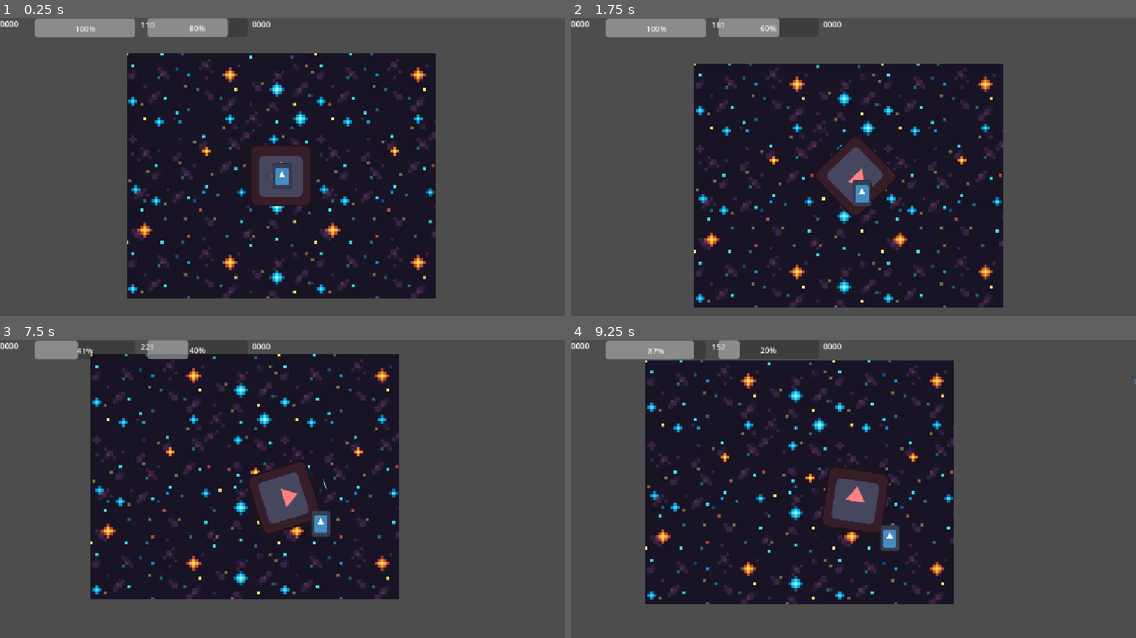
Above: before the commit, frames 1-4 (two rows, left to right).
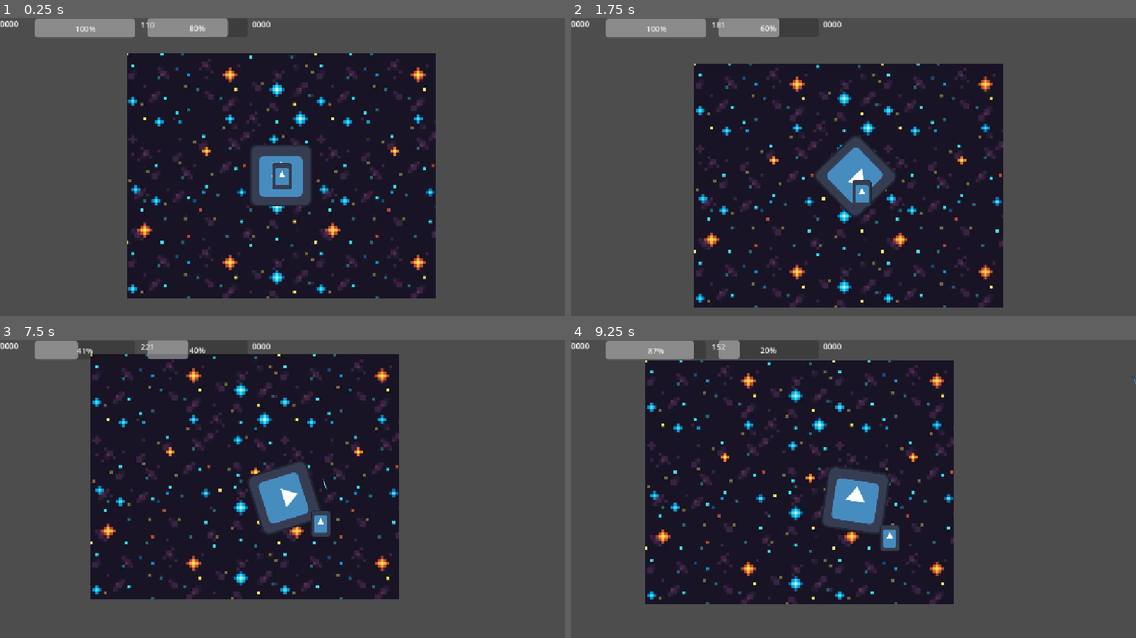
Above: after the commit, the same moments.

Repository: DMAlexander/SpaceGame
Game: Godot game, scene res://scenes/world/Main.tscn
The game is run twice, just before and just after one commit, with the same random seed, the same clock (stepped at 60 frames per second) and the same inputs. The engine's default icon, where the game draws it, is replaced by a stand-in: a white triangle on a blue panel in a dark square.
Inputs:
- Up to frame 1 (0.25 s): no input
- Up to frame 2 (1.75 s): hold D (turn_right) 0.53-1.28 s; hold Shift (boost) 0.53-1.28 s; tap Space (shoot) at 0.8, 1.35 s; hold S (brake) from 1.28 s (still down); tap Shift (boost) at 1.55 s
- Up to frame 3 (7.5 s): release S (brake) at 2.03 s; hold D (turn_right) 2.03-2.78 s; hold Shift (boost) 2.03-2.78 s; tap Space (shoot) at 2.3, 2.85, 3.8, 4.35, 5.3, 5.85, 6.8, 7.35 s; hold W (thrust) 2.78-3.53 s; tap Shift (boost) at 3.05, 4.55, 6.05 s; hold Shift (boost) 3.53-4.28 s; hold A (turn_left) 3.53-5.03 s; hold S (brake) 5.03-5.78 s; hold Shift (boost) 5.03-5.78 s; hold D (turn_right) 5.78-6.53 s; hold W (thrust) 6.53-7.28 s; hold Shift (boost) 6.53-7.28 s; hold D (turn_right) from 7.28 s (still down)
- Up to frame 4 (9.25 s): tap Shift (boost) at 7.55, 9.05 s; release D (turn_right) at 8.03 s; hold S (brake) 8.03-8.78 s; hold Shift (boost) 8.03-8.78 s; tap Space (shoot) at 8.3, 8.85 s; hold A (turn_left) from 8.78 s (still down)

The runs differ from the first frame. In frame 1, 1.9% of the frame differs, in the area x 44-56%, y 42-64%; in frame 2, 2.0%; in frame 3, 2.2%; in frame 4, 2.3%, in the area x 44-57%, y 42-66%.

Commit message:
Fixes to scripts

Diff:
--- a/scenes/levels/arcade_level.gd
+++ b/scenes/levels/arcade_level.gd
@@ -5,6 +5,7 @@
 @export var waves: Array[WaveResource] = []
 
 var player = null
+
 @onready var scroll_root: Node2D = $ScrollRoot
 @onready var enemy_container: Node2D = $ScrollRoot/EnemyContainer
 
@@ -12,33 +13,57 @@
 @onready var bg_near: Sprite2D = $BackgroundNear
 
 @export var scroll_speed: float = 100.0
+@export var scroll_smoothness: float = 0.08
+@export var cleanup_y: float = 800.0
+
+@export var wave_delay: float = 1.5
 
 var current_wave: int = 0
-var active_wave: WaveResource
+var active_wave: WaveResource = null
+
 var dive_timer: float = 3.0
 var dive_interval: float = 4.0
 
-# Camera simulation
 var scroll_target_y: float = 0.0
 var camera_y: float = 0.0
 
-# Optional tuning
-@export var scroll_smoothness: float = 0.08
-@export var cleanup_y: float = 800.0
-
-@export var wave_delay: float = 1.5
+
+# --------------------------------------------------
+# INIT
+# --------------------------------------------------
 
 func _ready():
 	player = get_tree().get_first_node_in_group("player")
+
+	if player:
+		player.set_control_mode(player.ControlMode.ARCADE)
+
 	start()
 
 
-func start():
+func start() -> void:
 	current_wave = 0
-	await start_wave(current_wave)
-
+	run_waves()
+
+
+func run_waves() -> void:
+	while current_wave < waves.size():
+
+		await start_wave(current_wave)
+
+		current_wave += 1
+
+		await get_tree().create_timer(wave_delay).timeout
+
+	finish_level()
+
+
+# --------------------------------------------------
+# UPDATE LOOP
+# --------------------------------------------------
 
 func _process(delta):
+
 	dive_timer -= delta
 
 	if dive_timer <= 0.0:
@@ -50,45 +75,47 @@
 	cleanup_enemies()
 
 
-# ---------------- CAMERA SCROLL ----------------
-
-func _handle_scrolling(delta):
+# --------------------------------------------------
+# CAMERA SCROLL
+# --------------------------------------------------
+
+func _handle_scrolling(delta: float) -> void:
+
 	scroll_target_y += scroll_speed * delta
 	camera_y = lerp(camera_y, scroll_target_y, scroll_smoothness)
 
-	# Move world (inverted camera motion)
 	scroll_root.position.y = -camera_y
 
 
-# ---------------- PARALLAX ----------------
-
-func _update_parallax():
+# --------------------------------------------------
+# PARALLAX
+# --------------------------------------------------
+
+func _update_parallax() -> void:
+
 	bg_far.position.y = -camera_y * 0.3
 	bg_near.position.y = -camera_y * 0.6
 
 
-# ---------------- WAVES ----------------
-
-func start_wave(index: int):
+# --------------------------------------------------
+# WAVE SYSTEM
+# --------------------------------------------------
+
+func start_wave(index: int) -> void:
+
 	if index >= waves.size():
-		finish_level()
-		return
-
-	current_wave = index
-
-	var wave: WaveResource = waves[index]
-	active_wave = wave
-
-	await spawn_wave(wave)
+		return
+
+	active_wave = waves[index]
+
+	await spawn_wave(active_wave)
 	await wait_for_clear()
 
-	await get_tree().create_timer(wave_delay).timeout
-
-	await start_wave(index + 1)
-
 
 func spawn_wave(wave: WaveResource) -> void:
+
 	for i in range(wave.count):
+
 		var spawn_pos: Vector2 = get_spawn_position(wave, i, wave.count)
 		var target_pos: Vector2 = get_formation_target(wave, i, wave.count)
 
@@ -97,9 +124,12 @@
 		await get_tree().create_timer(wave.delay).timeout
 
 
-# ---------------- ENEMY SPAWNING ----------------
+# --------------------------------------------------
+# ENEMY SPAWNING
+# --------------------------------------------------
 
 func spawn_enemy(pos: Vector2, wave: WaveResource, index: int, target: Vector2):
+
 	var e = wave.enemy_scene.instantiate()
 	e.global_position = pos
 
@@ -109,10 +139,13 @@
 	enemy_container.add_child(e)
 
 
-# ---------------- SPAWN POSITION (WORLD ENTRY) ----------------
+# --------------------------------------------------
+# SPAWN POSITIONS
+# --------------------------------------------------
 
 func get_spawn_position(wave: WaveResource, index: int, total: int) -> Vector2:
-	var base_y := -50 + camera_y
+
+	var base_y: float = camera_y - 50.0
 
 	match wave.pattern:
 
@@ -137,10 +170,9 @@
 	return Vector2(500, base_y)
 
 
-# ---------------- FORMATION TARGET (STATIC SPACE) ----------------
-
 func get_formation_target(wave: WaveResource, index: int, total: int) -> Vector2:
-	var base_y := 200.0
+
+	var base_y: float = 200.0
 
 	match wave.pattern:
 
@@ -165,50 +197,72 @@
 	return Vector2(500, base_y)
 
 
-# ---------------- CLEANUP ----------------
-
-func cleanup_enemies():
+# --------------------------------------------------
+# CLEANUP
+# --------------------------------------------------
+
+func cleanup_enemies() -> void:
+
 	for e in enemy_container.get_children():
+
+		if not is_instance_valid(e):
+			continue
+
 		if e.global_position.y > camera_y + cleanup_y:
 			e.queue_free()
 
 
-# ---------------- FLOW CONTROL ----------------
-
-func wait_for_clear():
+# --------------------------------------------------
+# FLOW CONTROL
+# --------------------------------------------------
+
+func wait_for_clear() -> void:
+
 	while enemy_container.get_child_count() > 0:
 		await get_tree().process_frame
 
 
-func finish_level():
+func finish_level() -> void:
+
 	await get_tree().create_timer(1.0).timeout
 	emit_signal("completed")
 
-func trigger_random_dive():
+
+# --------------------------------------------------
+# DIVE SYSTEM
+# --------------------------------------------------
+
+func trigger_random_dive() -> void:
 
 	if active_wave == null:
 		return
 
-	# Chance roll
 	if randf() > active_wave.dive_chance:
 		return
 
-	var enemies := []
+	var candidates: Array = []
 
 	for e in enemy_container.get_children():
-		if is_instance_valid(e) and e.state == e.State.FORMATION:
-			enemies.append(e)
-
-	if enemies.is_empty():
-		return
-
-	var enemy = enemies.pick_random()
+
+		if not is_instance_valid(e):
+			continue
+
+		if e.has_method("is_in_formation") and e.is_in_formation():
+			candidates.append(e)
+
+	if candidates.is_empty():
+		return
+
+	var enemy = candidates.pick_random()
 
 	if enemy.has_method("start_dive"):
-		var target = get_dive_target()
+		var target: Vector2 = get_dive_target()
 		enemy.start_dive(target, active_wave.dive_speed)
 
+
 func get_dive_target() -> Vector2:
+
 	if player:
 		return player.global_position
+
 	return Vector2(500, 500)
--- /dev/null
+++ b/scenes/levels/free_roam.gd
@@ -0,0 +1,10 @@
+extends Node
+
+@onready var player = get_tree().get_first_node_in_group("player")
+
+func _ready() -> void:
+	if player == null:
+		push_warning("FreeRoam: Player not found in scene.")
+		return
+
+	player.set_control_mode(player.ControlMode.FREE_ROAM)
--- a/scripts/player.gd
+++ b/scripts/player.gd
@@ -1,11 +1,15 @@
 extends CharacterBody2D
 
 signal shot_fired(origin, direction)
-
 signal health_changed(current, max)
 signal died
 signal boost_changed(value: float)
 signal speed_changed(value: float)
+
+enum ControlMode {
+	FREE_ROAM,
+	ARCADE
+}
 
 @export var thrust := 900.0
 @export var max_speed := 420.0
@@ -21,62 +25,73 @@
 @export var boost_drain := 0.8
 @export var boost_recharge := 0.4
 var boost_energy := 1.0
-@onready var sprite: Sprite2D = $Sprite2D
 
 # Movement tuning
 @export var brake_damping := 0.92
 @export var lateral_damping := 0.85
 
+# I-frames
+@export var invuln_duration := 0.6
+var invuln_timer := 0.0
+var is_invulnerable := false
+
 # Internal state
 var vel: Vector2 = Vector2.ZERO
 var fire_cd := 0.0
 
+var control_mode: ControlMode = ControlMode.FREE_ROAM
+
 @onready var muzzle: Marker2D = $Muzzle
-
-@export var invuln_duration: float = 0.6
-
-var invuln_timer: float = 0.0
-var is_invulnerable: bool = false
+@onready var sprite: Sprite2D = $Sprite2D
+
+
+# --------------------------------------------------
 
 func _ready():
 	health = max_health
 	emit_signal("health_changed", health, max_health)
 	emit_signal("boost_changed", boost_energy)
 
-func _physics_process(delta):
-	_handle_movement(delta)
+
+func set_control_mode(mode: ControlMode) -> void:
+	control_mode = mode
+	vel = Vector2.ZERO
+
+
+func _physics_process(delta: float) -> void:
+
+	match control_mode:
+		ControlMode.FREE_ROAM:
+			_handle_movement(delta)
+		ControlMode.ARCADE:
+			_handle_arcade_movement(delta)
+
 	_handle_shooting(delta)
 
 	velocity = vel
 	move_and_slide()
 
-	# emit once per physics tick (fine for now)
 	emit_signal("speed_changed", vel.length())
 
-	if is_invulnerable:
-		invuln_timer -= delta
-		sprite.modulate = Color(1, 0.5, 0.5) # reddish
-
-		if invuln_timer <= 0.0:
-			is_invulnerable = false
-			visible = true  # reset visual
-	else:
-		sprite.modulate = Color(1, 1, 1)
-
-# ---------------- DAMAGE ----------------
-
-func apply_damage(amount: int, source_pos: Vector2 = global_position):
+	_handle_invulnerability(delta)
+
+
+# --------------------------------------------------
+# DAMAGE
+# --------------------------------------------------
+
+func apply_damage(amount: int, source_pos: Vector2 = global_position) -> void:
 	if is_invulnerable:
 		return
 
 	health = max(health - amount, 0)
 	emit_signal("health_changed", health, max_health)
 
-	# --- Knockback ---
+	# knockback
 	var dir: Vector2 = (global_position - source_pos).normalized()
 	vel += dir * 250.0
 
-	# --- I-frames ---
+	# i-frames
 	is_invulnerable = true
 	invuln_timer = invuln_duration
 
@@ -84,22 +99,41 @@
 		emit_signal("died")
 		queue_free()
 
-# ---------------- MOVEMENT ----------------
-
-func _handle_movement(delta):
-	var turn := Input.get_action_strength("turn_right") - Input.get_action_strength("turn_left")
+
+func _handle_invulnerability(delta: float) -> void:
+	if not is_invulnerable:
+		sprite.modulate = Color.WHITE
+		return
+
+	invuln_timer -= delta
+
+	# blinking effect
+	var blink := int(invuln_timer * 20.0) % 2 == 0
+	sprite.modulate = Color(1, 0.5, 0.5) if blink else Color.WHITE
+
+	if invuln_timer <= 0.0:
+		is_invulnerable = false
+		sprite.modulate = Color.WHITE
+
+
+# --------------------------------------------------
+# FREE ROAM MOVEMENT
+# --------------------------------------------------
+
+func _handle_movement(delta: float) -> void:
+
+	var turn: float = Input.get_action_strength("turn_right") - Input.get_action_strength("turn_left")
 	rotation += turn * rotation_speed * delta
 
-	var forward := Vector2.UP.rotated(rotation)
-
-	var thrusting := Input.is_action_pressed("thrust")
-	var boosting := Input.is_action_pressed("boost") and boost_energy > 0.0
-	var braking := Input.is_action_pressed("brake")
-
-	# --- THRUST ---
+	var forward: Vector2 = Vector2.UP.rotated(rotation)
+
+	var thrusting: bool = Input.is_action_pressed("thrust")
+	var boosting: bool = Input.is_action_pressed("boost") and boost_energy > 0.0
+	var braking: bool = Input.is_action_pressed("brake")
+
 	if thrusting:
-		var mult := boost_multiplier if boosting else 1.0
-		var accel := thrust * mult
+		var mult: float = boost_multiplier if boosting else 1.0
+		var accel: float = thrust * mult
 
 		var speed_ratio: float = clamp(vel.length() / max_speed, 0.0, 1.0)
 		accel *= 1.0 - (0.6 * speed_ratio)
@@ -109,42 +143,71 @@
 		if boosting:
 			boost_energy = max(0.0, boost_energy - boost_drain * delta)
 			_emit_boost()
-
 	else:
 		boost_energy = min(1.0, boost_energy + boost_recharge * delta)
 		_emit_boost()
 
-	# --- DAMPING ---
 	vel *= (brake_damping if braking else damping)
 
-	# --- DRIFT CONTROL ---
-	var lateral := vel - vel.project(forward)
+	var lateral: Vector2 = vel - vel.project(forward)
 	vel -= lateral * (1.0 - lateral_damping)
 
-	# --- SPEED CAP ---
 	if vel.length() > max_speed:
 		vel = vel.normalized() * max_speed
 
-	# --- VISUAL BOOST SCALE ---
 	scale = Vector2(1.1, 0.9) if boosting else Vector2.ONE
 
-# ---------------- SHOOTING ----------------
-
-func _handle_shooting(delta):
+
+# --------------------------------------------------
+# ARCADE MOVEMENT
+# --------------------------------------------------
+
+func _handle_arcade_movement(delta: float) -> void:
+
+	var input_dir: Vector2 = Vector2.ZERO
+
+	input_dir.x = Input.get_action_strength("turn_right") - Input.get_action_strength("turn_left")
+	input_dir.y = Input.get_action_strength("move_down") - Input.get_action_strength("thrust")
+
+	input_dir = input_dir.normalized()
+
+	vel = input_dir * max_speed
+
+	if input_dir.x != 0.0:
+		rotation = lerp(rotation, input_dir.x * 0.25, 10.0 * delta)
+	else:
+		rotation = lerp(rotation, 0.0, 10.0 * delta)
+
+	# viewport clamp (no hardcoding)
+	var vp := get_viewport_rect().size
+	global_position.x = clamp(global_position.x, 0.0, vp.x)
+	global_position.y = clamp(global_position.y, 0.0, vp.y)
+
+
+# --------------------------------------------------
+# SHOOTING
+# --------------------------------------------------
+
+func _handle_shooting(delta: float) -> void:
+
 	fire_cd -= delta
+
 	if not Input.is_action_pressed("shoot"):
 		return
-	if fire_cd > 0:
+	if fire_cd > 0.0:
 		return
 
 	fire_cd = 1.0 / fire_rate
 
-	var origin := muzzle.global_position
-	var dir := Vector2.UP.rotated(global_rotation)
+	var origin: Vector2 = muzzle.global_position
+	var dir: Vector2 = Vector2.UP.rotated(global_rotation)
 
 	emit_signal("shot_fired", origin, dir)
 
-# ---------------- HELPERS ----------------
-
-func _emit_boost():
+
+# --------------------------------------------------
+# HELPERS
+# --------------------------------------------------
+
+func _emit_boost() -> void:
 	emit_signal("boost_changed", boost_energy)
Not shown, added: scenes/levels/free_roam.gd.uid
